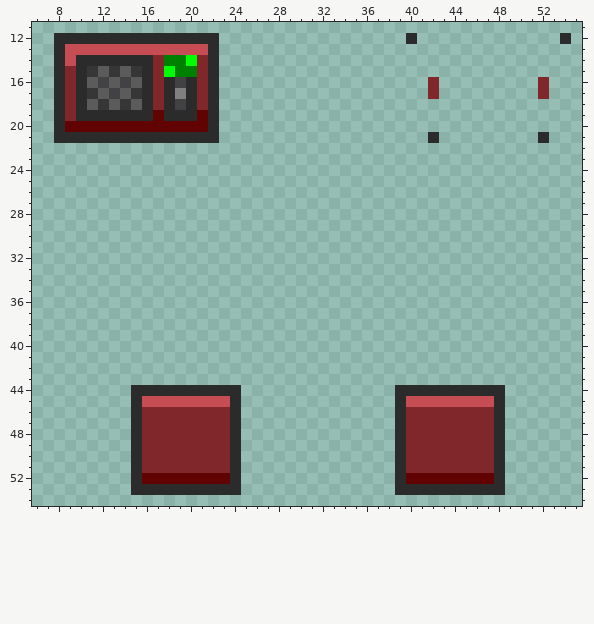
Two states of a pixel-art sprite, Resources/Textures/Structures/Machines/microwave_syndie.rsi/inhand-left.png. That is the earlier state.
The file is 64x64 pixels. Colours within 5 levels of each other are drawn and written as one. Shown: x 6..55, y 11..54.
Now the later version:
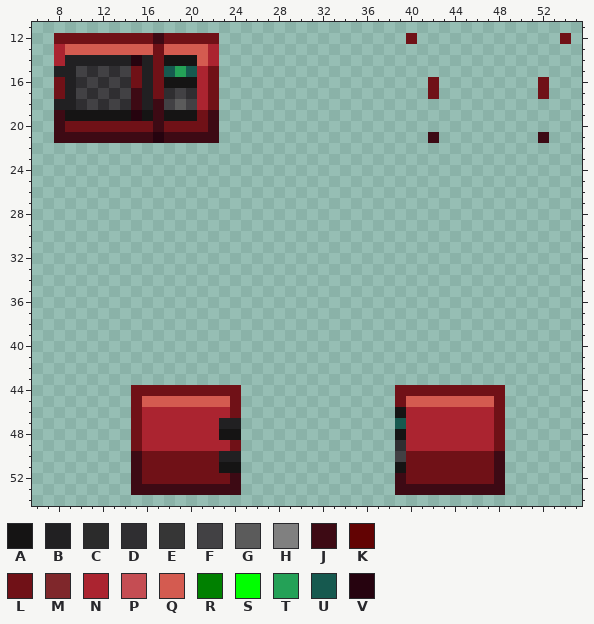
Palette (. is transparent): A #151414  B #212022  C #2b2b2b  D #2f2e31  E #363636  F #424144  G #5b5b5b  H #808080  J #3d0a14  K #620303  L #701117  M #7f272b  N #ab2430  P #c54d53  Q #d45b50  R #008000  S #00ff00  T #24a157  U #16594f  V #26030f
Edits made:
Changed rows in their new state; - is an unchanged pixel.
first column x 8:
12 LLLLLLLLLJLLLLL-----------------L-------------L
13 NQQQQQQQQLQQQQN--------------------------------
14 NBBBBBBVBLAAAQN--------------------------------
15 BBFDFDFLBLUTUNL--------------------------------
16 LBDFDFDLBLAAANL-------------------L---------L--
17 LBFDFDFJBLDFDNL-------------------L---------L--
18 BBDFDFDJBJFGFNL--------------------------------
19 JAAAAAAVAJAAALJ--------------------------------
20 JLLLLLLLLJLLLLJ--------------------------------
21 JJJJJJJJJVJJJJJ-------------------J---------J--
first column x 15:
44 LLLLLLLLLL--------------LLLLLLLLLL
45 LQQQQQQQQL--------------LQQQQQQQQL
46 LNNNNNNNNL--------------ANNNNNNNNL
47 LNNNNNNNBB--------------UNNNNNNNNL
48 LNNNNNNNAA--------------ANNNNNNNNL
49 LNNNNNNNNL--------------DNNNNNNNNL
50 JLLLLLLLBB--------------FLLLLLLLLJ
51 JLLLLLLLAA--------------ALLLLLLLLJ
52 JLLLLLLLLJ--------------JLLLLLLLLJ
53 JJJJJJJJJJ--------------JJJJJJJJJJ
Changed places in both pictures, as pixel boxes (x1, y1, x2, y2):
changed: (54, 33, 219, 143)
changed: (406, 33, 439, 143)
changed: (538, 33, 571, 143)
changed: (131, 385, 241, 495)
changed: (395, 385, 505, 495)
